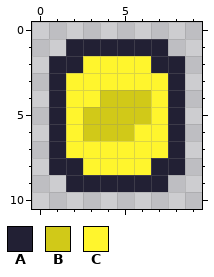
Pixel-art file: Player/coin.aseprite. Above: the version before the commit.
10x11 pixels, 1 frame.
Palette (. is transparent): A #222034  B #d1c918  C #fff52d
And afterwards:
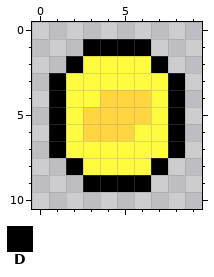
Colours new in this view: D #000000
Change:
{"colour":"B","old":"#d1c918","new":"#ffd541"}
{"colour":"C","old":"#fff52d","new":"#fffc40"}
{"y":1,"x":2,"old":"AAAAAA","new":".DDDD."}
{"y":2,"x":1,"old":"AA","new":".D"}
{"y":2,"x":7,"old":"AA","new":"D."}
{"y":3,"x":1,"old":"A","new":"D"}
{"y":3,"x":8,"old":"A","new":"D"}
{"y":4,"x":1,"old":"A","new":"D"}
{"y":4,"x":8,"old":"A","new":"D"}
{"y":5,"x":1,"old":"A","new":"D"}
{"y":5,"x":8,"old":"A","new":"D"}
{"y":6,"x":1,"old":"A","new":"D"}
{"y":6,"x":8,"old":"A","new":"D"}
{"y":7,"x":1,"old":"A","new":"D"}
{"y":7,"x":8,"old":"A","new":"D"}
{"y":8,"x":1,"old":"AA","new":".D"}
{"y":8,"x":7,"old":"AA","new":"D."}
{"y":9,"x":2,"old":"AAAAAA","new":".DDDD."}
{"label":"changed","picture_box":[49,39,185,192]}
